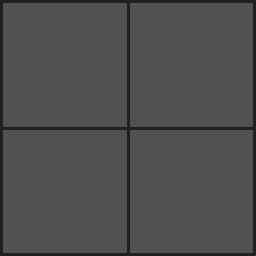
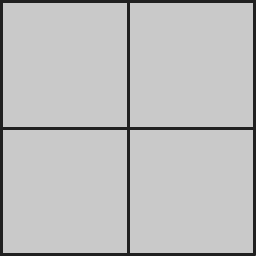
Comparing the layer stacks of the two w=256, h=256 images. Changes:
painted on "Background" over box(3, 3, 253, 253)
added layer "Layer" over box(3, 3, 253, 253)
